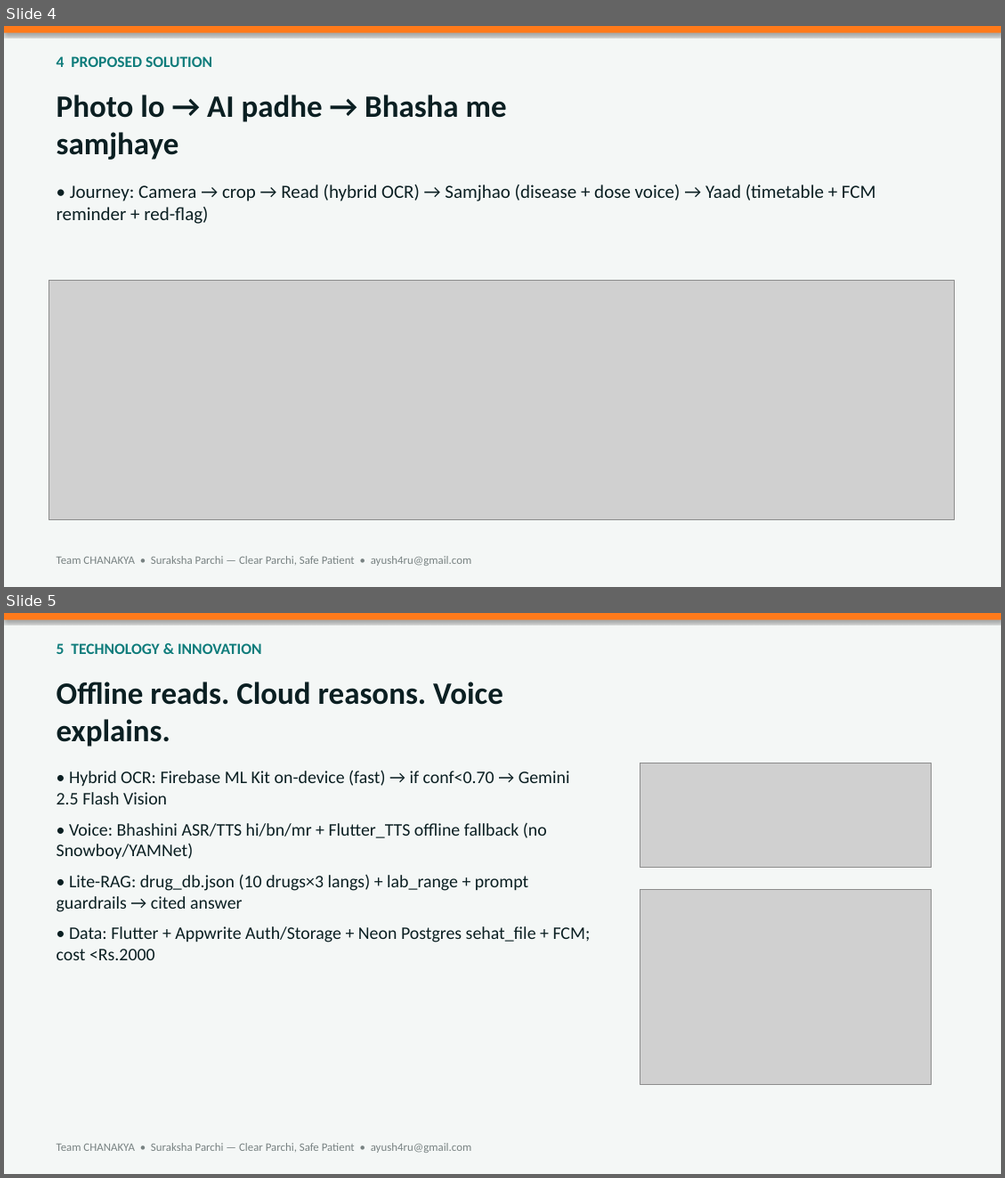
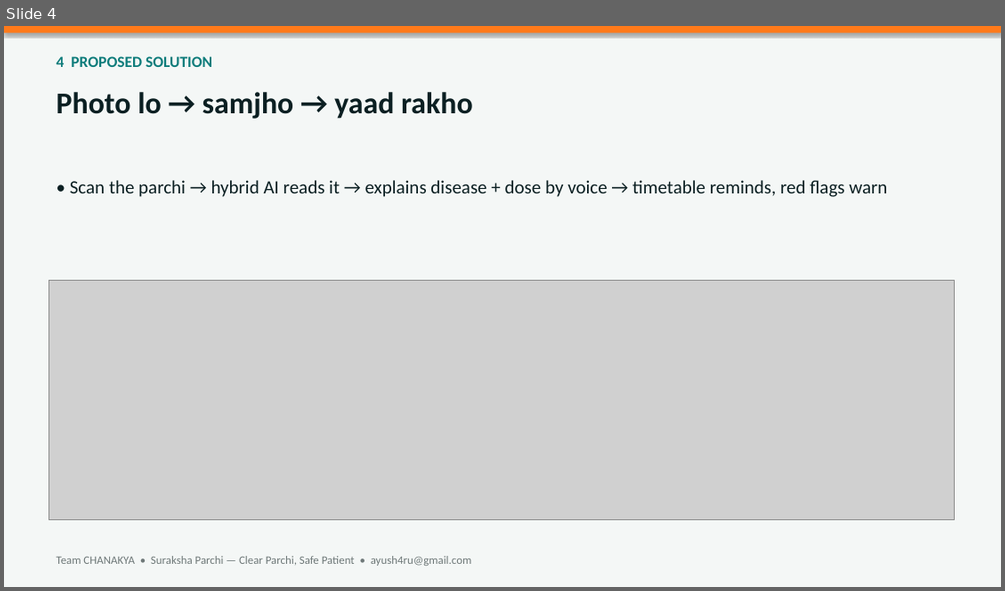
Before and after one commit to Sentinal-Corporations/suraksha-sharthi, a slide deck: ppt/CHANAKYA_SurakshaParchi.pptx. Shown one above the other, each under a label of ours: slides 4 and 5 before the commit, slide 4 after it. The pictures are 1005x1178 and 1005x591 pixels, drawn with LibreOffice and Linux fonts; fonts in the diff are those of the drawing; grey boxes stand for pictures. Boxes give left, top, right and bottom in pixels: in the first picture for what was removed or moved away, otherwise in the second. Text is boxed around its words. In the diff, an @@ line names an element or a change of style, - is before the commit and + after.

```diff
--- a/ppt/CHANAKYA_SurakshaParchi.pptx
+++ b/ppt/CHANAKYA_SurakshaParchi.pptx
@@ slide 5 removed at <box>4,613,1001,1174</box>, background #F4F7F6 @@
@@ rectangle removed at <box>4,613,1001,620</box> @@
@@ text removed at <box>57,643,262,654</box> @@
-5 TECHNOLOGY & INNOVATION
@@ text removed at <box>57,682,503,747</box> @@
-Offline reads. Cloud reasons. Voice explains.
@@ text removed at <box>57,770,591,960</box> @@
-• Hybrid OCR: Firebase ML Kit on-device (fast) → if conf<0.70 → Gemini 2.5 Flash Vision
-• Voice: Bhashini ASR/TTS hi/bn/mr + Flutter_TTS offline fallback (no Snowboy/YAMNet)
-• Lite-RAG: drug_db.json (10 drugs×3 langs) + lab_range + prompt guardrails → cited answer
-• Data: Flutter + Appwrite Auth/Storage + Neon Postgres sehat_file + FCM; cost <Rs.2000
@@ picture removed at <box>639,763,931,868</box> @@
@@ picture removed at <box>639,890,931,1084</box> @@
@@ text removed at <box>57,1143,472,1152</box> @@
-Team CHANAKYA • Suraksha Parchi — Clear Parchi, Safe Patient • ayush4ru@gmail.com
@@ slide 4 changed as well @@
@@ text at <box>57,92,473,119</box>: text changed; size 30 to 29 pt @@
-Photo lo → AI padhe → Bhasha me samjhaye
+Photo lo → samjho → yaad rakho
@@ text at <box>70,180,887,197</box>: text changed @@
-• Journey: Camera → crop → Read (hybrid OCR) → Samjhao (disease + dose voice) → Yaad (timetable + FCM reminder + red-flag)
+• Scan the parchi → hybrid AI reads it → explains disease + dose by voice → timetable reminds, red flags warn
```
Also in this commit, not shown: 10 other slides changed, 1 slide added, 2 other files.
